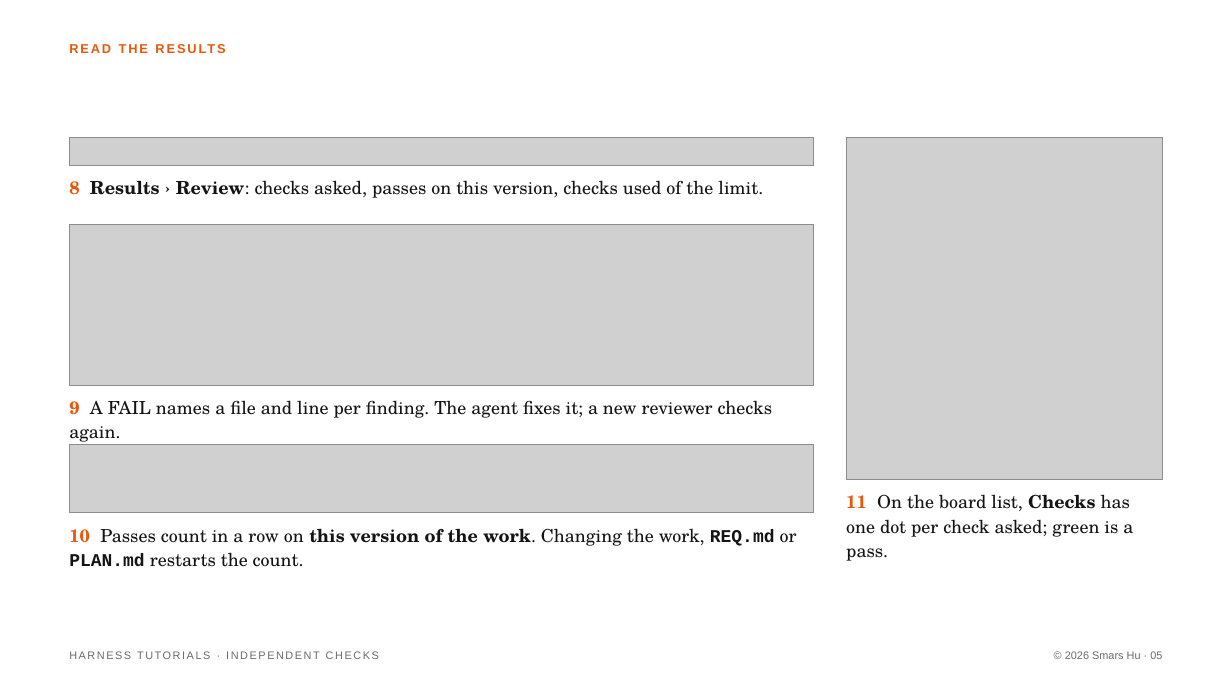
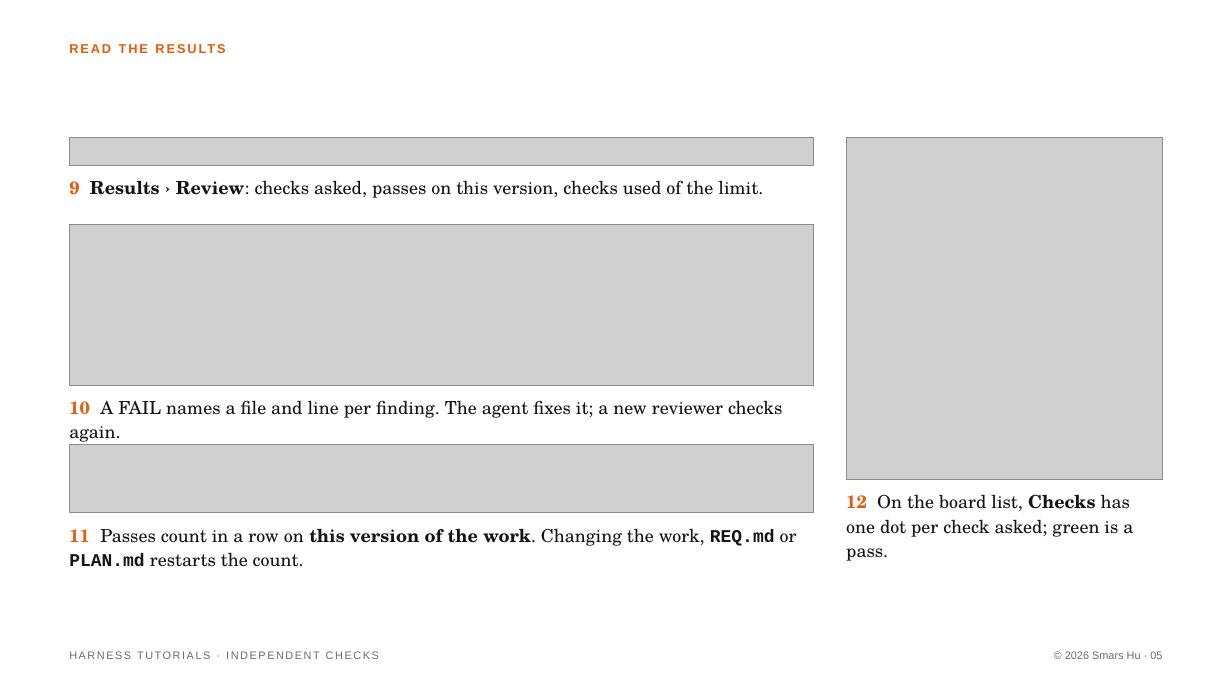
Before and after one commit to Smars-Bin-Hu/ai-exploration, a slide deck: slide 5 of source/tutorials/4_checks.pptx. Drawn at 1232x693 pixels with LibreOffice and Linux fonts; fonts in the diff are those of the drawing; grey boxes stand for pictures. Boxes give left, top, right and bottom in pixels: in the first picture for what was removed or moved away, otherwise in the second. Text is boxed around its words. In the diff, an @@ line names an element or a change of style, - is before the commit and + after.

```diff
--- a/source/tutorials/4_checks.pptx
+++ b/source/tutorials/4_checks.pptx
@@ text at (69,180,763,198): text changed @@
-8 Results › Review: checks asked, passes on this version, checks used of the limit.
+9 Results › Review: checks asked, passes on this version, checks used of the limit.
@@ text at (69,400,783,418): text changed @@
-9 A FAIL names a file and line per finding. The agent fixes it; a new reviewer checks again.
+10 A FAIL names a file and line per finding. The agent fixes it; a new reviewer checks again.
@@ text at (846,494,1133,537): text changed @@
-11 On the board list, Checks has one dot per check asked; green is a pass.
+12 On the board list, Checks has one dot per check asked; green is a pass.
@@ text at (69,528,797,567): text changed @@
-10 Passes count in a row on this version of the work. Changing the work, REQ.md or PLAN.md restarts the count.
+11 Passes count in a row on this version of the work. Changing the work, REQ.md or PLAN.md restarts the count.
```
Also in this commit, not shown: 7 other slides changed, 2 other files.
